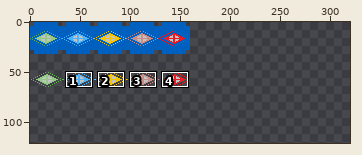
Sprite sheet -- assets/sprites/tiles/selectx1.png. The picture above shows the old version from afar; the outline marks the close-up.
Close-up. Earlier state:
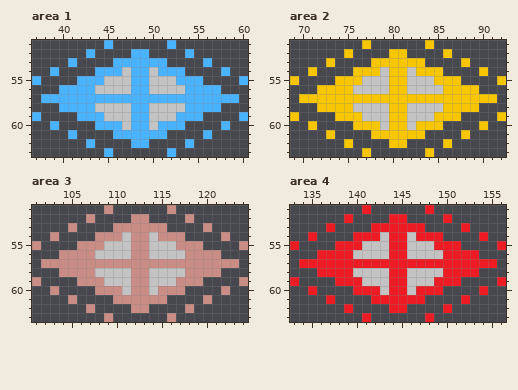
The file is 160x66 pixels. Shown: area 1: x 37..60, y 51..63; area 2: x 69..92, y 51..63; area 3: x 101..124, y 51..63; area 4: x 133..156, y 51..63. The old version is drawn lined up with the new one, on the new canvas. The commit also changed other parts of the picture, which this record leaves out.
New version:
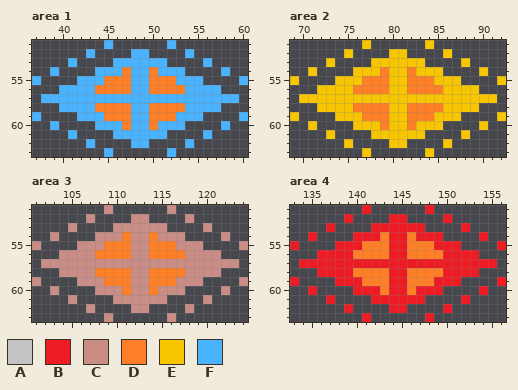
Palette (. is transparent): A #c3c3c3  B #ed1c24  C #ca8d85  D #ff7f27  E #f7c600  F #4ab3ff
The edit:
canvas 160x66 -> 320x121
--- area 1
@@ x 42..55 @@
 53 ....FFFFFF....
-54 ..FFFAFFAFFF..
-55 FFFAAAFFAAAFFF
-56 FFAAAAFFAAAAFF
+54 ..FFFDFFDFFF..
+55 FFFDDDFFDDDFFF
+56 FFDDDDFFDDDDFF
 57 FFFFFFFFFFFFFF
-58 FFAAAAFFAAAAFF
-59 FFFAAAFFAAAFFF
-60 ..FFFAFFAFFF..
+58 FFDDDDFFDDDDFF
+59 FFFDDDFFDDDFFF
+60 ..FFFDFFDFFF..
 61 ....FFFFFF....
--- area 2
@@ x 74..87 @@
 53 ....EEEEEE....
-54 ..EEEAEEAEEE..
-55 EEEAAAEEAAAEEE
-56 EEAAAAEEAAAAEE
+54 ..EEEDEEDEEE..
+55 EEEDDDEEDDDEEE
+56 EEDDDDEEDDDDEE
 57 EEEEEEEEEEEEEE
-58 EEAAAAEEAAAAEE
-59 EEEAAAEEAAAEEE
-60 ..EEEAEEAEEE..
+58 EEDDDDEEDDDDEE
+59 EEEDDDEEDDDEEE
+60 ..EEEDEEDEEE..
 61 ....EEEEEE....
--- area 3
@@ x 106..119 @@
 53 ....CCCCCC....
-54 ..CCCACCACCC..
-55 CCCAAACCAAACCC
-56 CCAAAACCAAAACC
+54 ..CCCDCCDCCC..
+55 CCCDDDCCDDDCCC
+56 CCDDDDCCDDDDCC
 57 CCCCCCCCCCCCCC
-58 CCAAAACCAAAACC
-59 CCCAAACCAAACCC
-60 ..CCCACCACCC..
+58 CCDDDDCCDDDDCC
+59 CCCDDDCCDDDCCC
+60 ..CCCDCCDCCC..
 61 ....CCCCCC....
--- area 4
@@ x 138..151 @@
 53 ....BBBBBB....
-54 ..BBBABBABBB..
-55 BBBAAABBAAABBB
-56 BBAAAABBAAAABB
+54 ..BBBDBBDBBB..
+55 BBBDDDBBDDDBBB
+56 BBDDDDBBDDDDBB
 57 BBBBBBBBBBBBBB
-58 BBAAAABBAAAABB
-59 BBBAAABBAAABBB
-60 ..BBBABBABBB..
+58 BBDDDDBBDDDDBB
+59 BBBDDDBBDDDBBB
+60 ..BBBDBBDBBB..
 61 ....BBBBBB....
